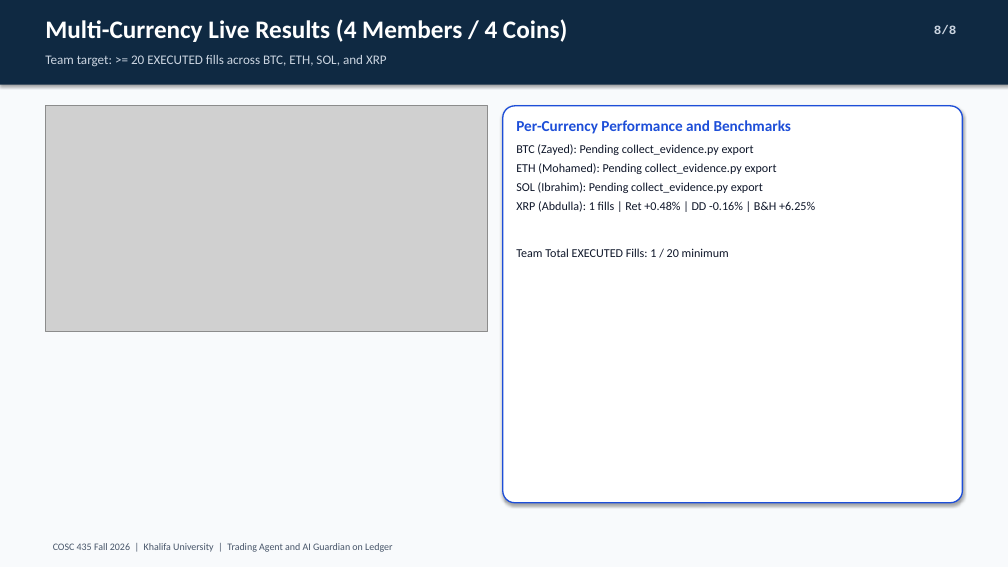
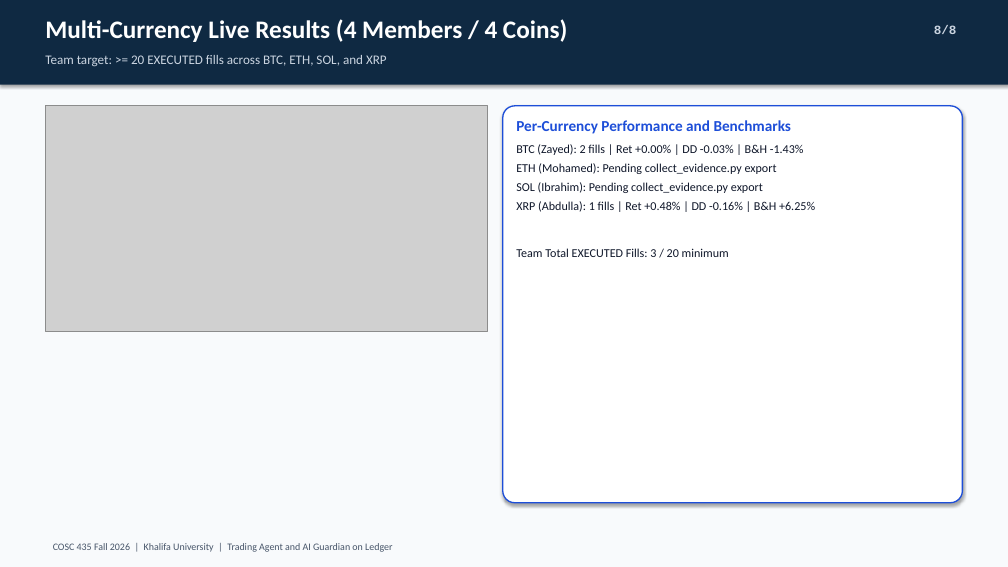
Before and after one commit to HaLTic/Ai_Security_Ledger_Project, a slide deck: slide 8 of slides/COSC435_Ledger_Guardian_Demo.pptx. Drawn at 1008x567 pixels with LibreOffice and Linux fonts; fonts in the diff are those of the drawing; grey boxes stand for pictures. Boxes give left, top, right and bottom in pixels: in the first picture for what was removed or moved away, otherwise in the second. Text is boxed around its words. In the diff, an @@ line names an element or a change of style, - is before the commit and + after.

Commit message:
feat(evidence): add live BTC session evidence and rebuild report/slides

```diff
--- a/slides/COSC435_Ledger_Guardian_Demo.pptx
+++ b/slides/COSC435_Ledger_Guardian_Demo.pptx
@@ text at (516,144,804,155): text changed @@
-BTC (Zayed): Pending collect_evidence.py export
+BTC (Zayed): 2 fills | Ret +0.00% | DD -0.03% | B&H -1.43%
@@ text at (516,248,729,257): text changed @@
-Team Total EXECUTED Fills: 1 / 20 minimum
+Team Total EXECUTED Fills: 3 / 20 minimum
```
Also in this commit, not shown: 1 other slide changed, 2 other files.
